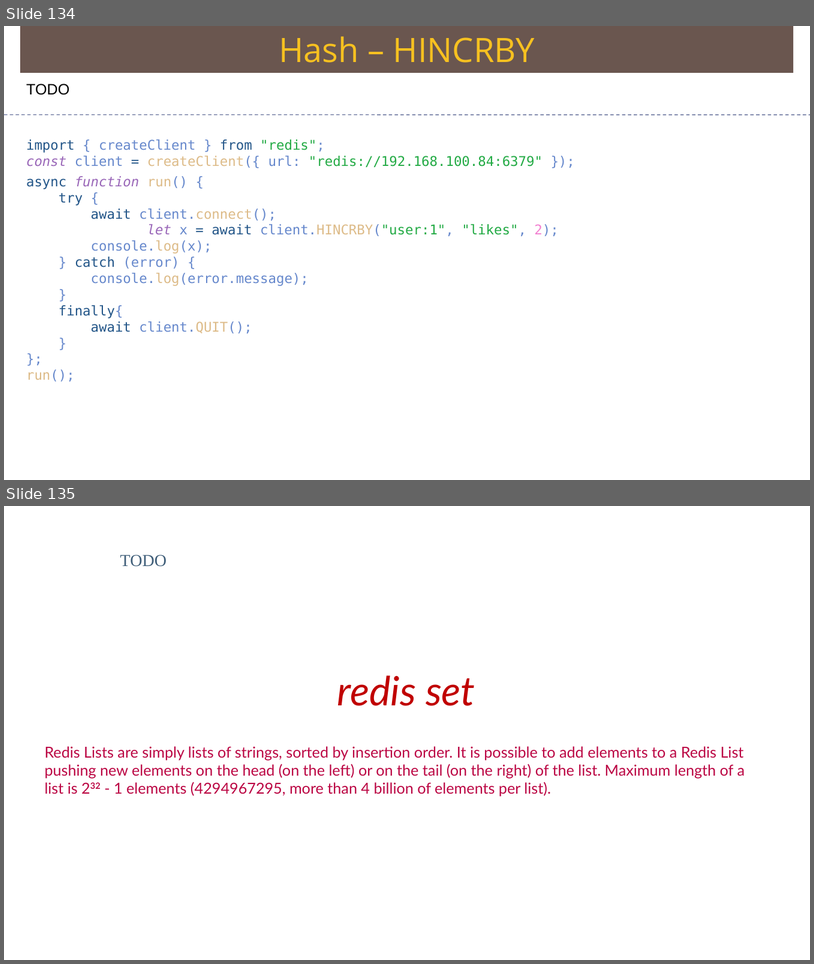
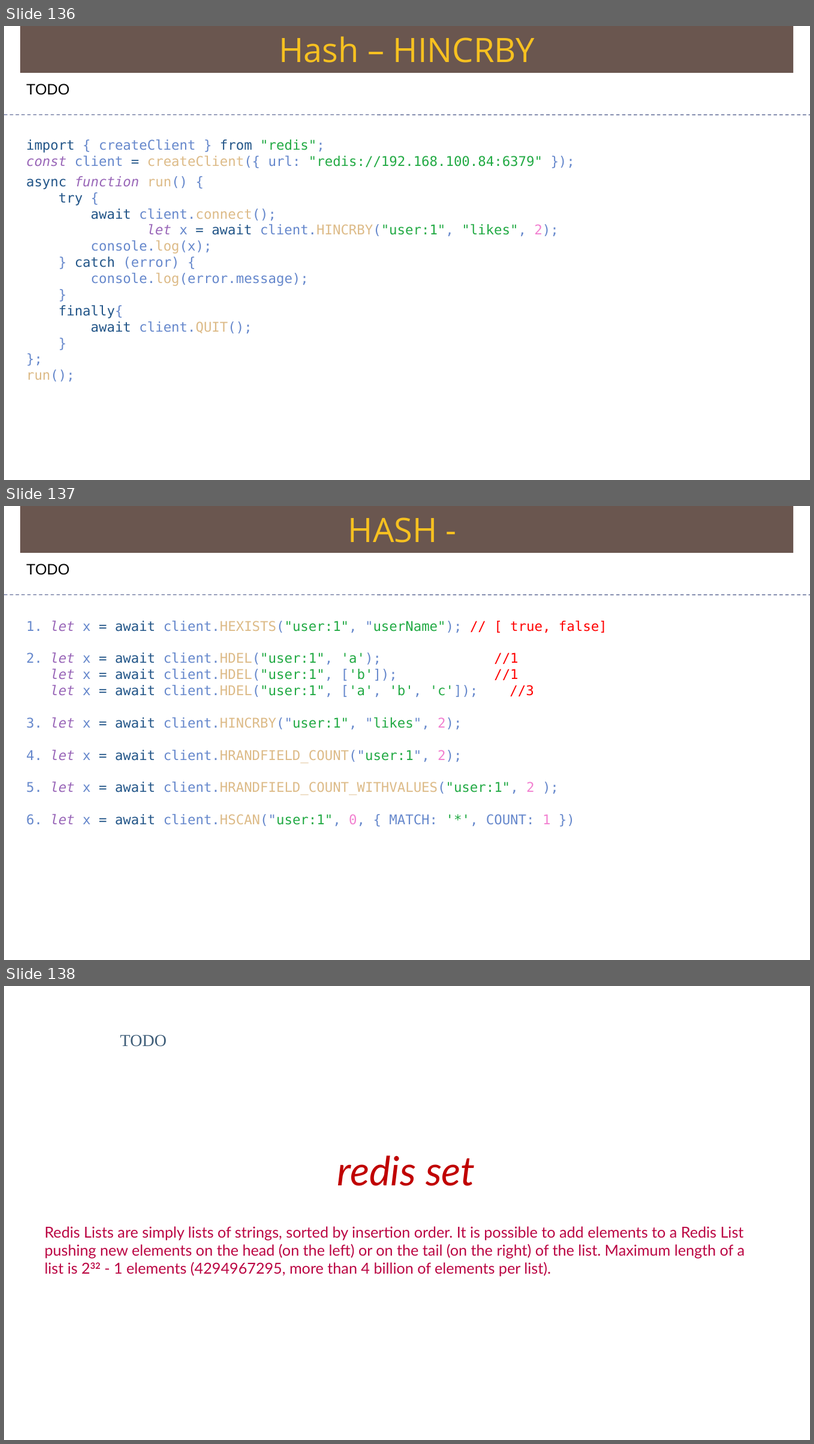
Before and after one commit to Saleel-Bagde/PPT-s, a slide deck: redis Ver2.pptx. Shown one above the other, each under a label of ours: slides 134 and 135 before the commit, slides 136, 137 and 138 after it. The pictures are 814x964 and 814x1444 pixels, drawn with LibreOffice and Linux fonts; fonts in the diff are those of the drawing. Boxes give left, top, right and bottom in pixels: in the first picture for what was removed or moved away, otherwise in the second. Text is boxed around its words. In the diff, an @@ line names an element or a change of style, - is before the commit and + after.

```diff
--- a/redis Ver2.pptx
+++ b/redis Ver2.pptx
@@ slide 137 added at <box>4,506,810,960</box>, background #FFFFFF @@
@@ rectangle added at <box>20,506,794,553</box>, fill #6A5650, 40 pt, text #F7C120 @@
+HASH -
@@ text added at <box>26,564,69,575</box>, 18 pt, text #000000 @@
+TODO
@@ line added from (4, 595) to (810, 595), #6E78A0 0.99 pt dashed @@
@@ text added at <box>26,621,608,826</box>, 16 pt, text #6688CC @@
+1. let x = await client.HEXISTS("user:1", "userName"); // [ true, false]
+2. let x = await client.HDEL("user:1", 'a'); //1
+let x = await client.HDEL("user:1", ['b']); //1
+let x = await client.HDEL("user:1", ['a', 'b', 'c']); //3
+3. let x = await client.HINCRBY("user:1", "likes", 2);
+4. let x = await client.HRANDFIELD_COUNT("user:1", 2);
+5. let x = await client.HRANDFIELD_COUNT_WITHVALUES("user:1", 2 );
+6. let x = await client.HSCAN("user:1", 0, { MATCH: '*', COUNT: 1 })
@@ what was slide 134 is now slide 136 @@
@@ what was slide 135 is now slide 138 @@
```
Also in this commit, not shown: 1 slide changed, 2 other slides added.
